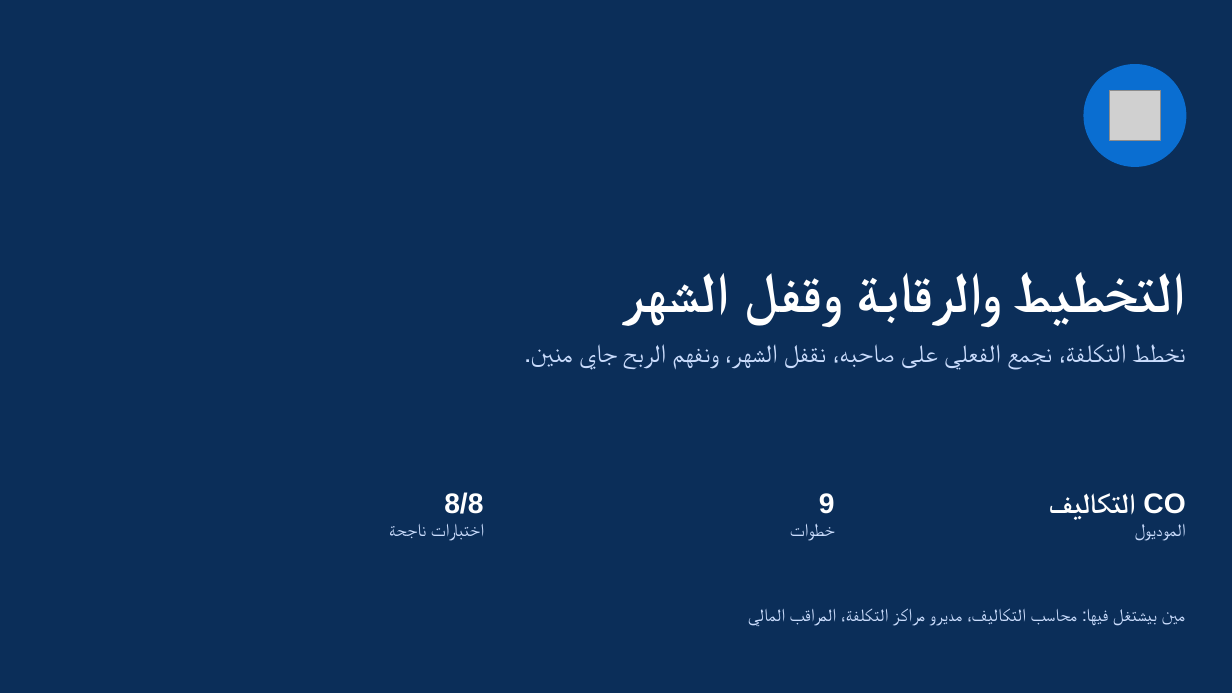
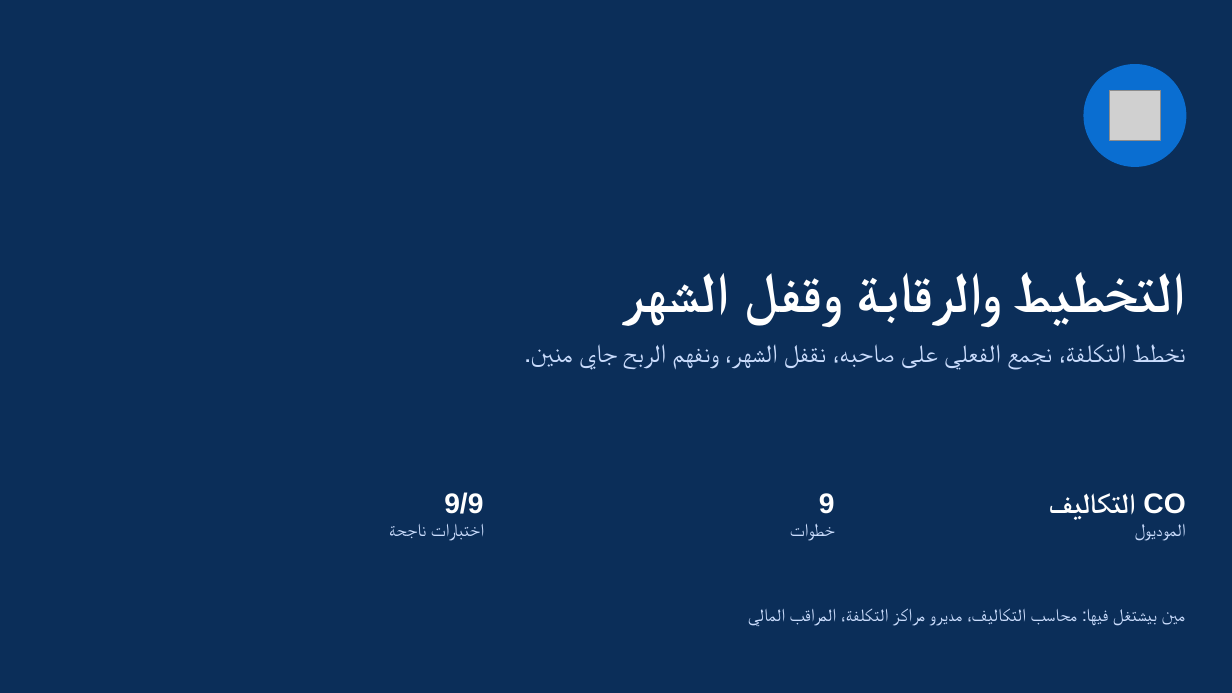
Before and after one commit to coolman1984/AI, a slide deck: slide 48 of web/static/manuals/MM_Core_Process_Guide_AR.pptx. Drawn at 1232x693 pixels with LibreOffice and Linux fonts; fonts in the diff are those of the drawing; grey boxes stand for pictures. Boxes give left, top, right and bottom in pixels: in the first picture for what was removed or moved away, otherwise in the second. Text is boxed around its words. In the diff, an @@ line names an element or a change of style, - is before the commit and + after.

```diff
--- a/web/static/manuals/MM_Core_Process_Guide_AR.pptx
+++ b/web/static/manuals/MM_Core_Process_Guide_AR.pptx
@@ text at [444, 492, 483, 514]: text changed @@
-8/8
+9/9
```
Also in this commit, not shown: 2 other slides changed, 26 other files.
